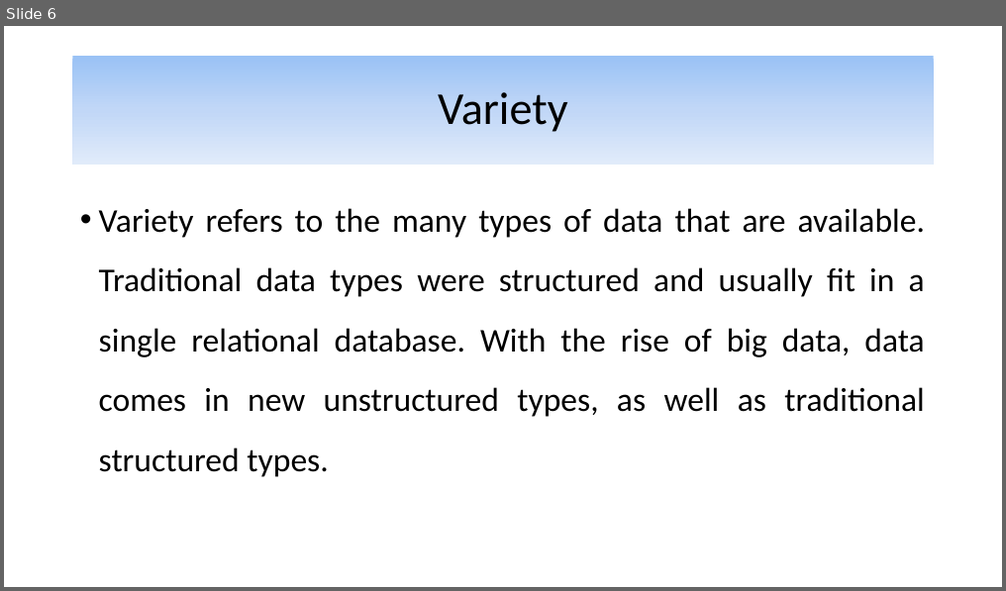
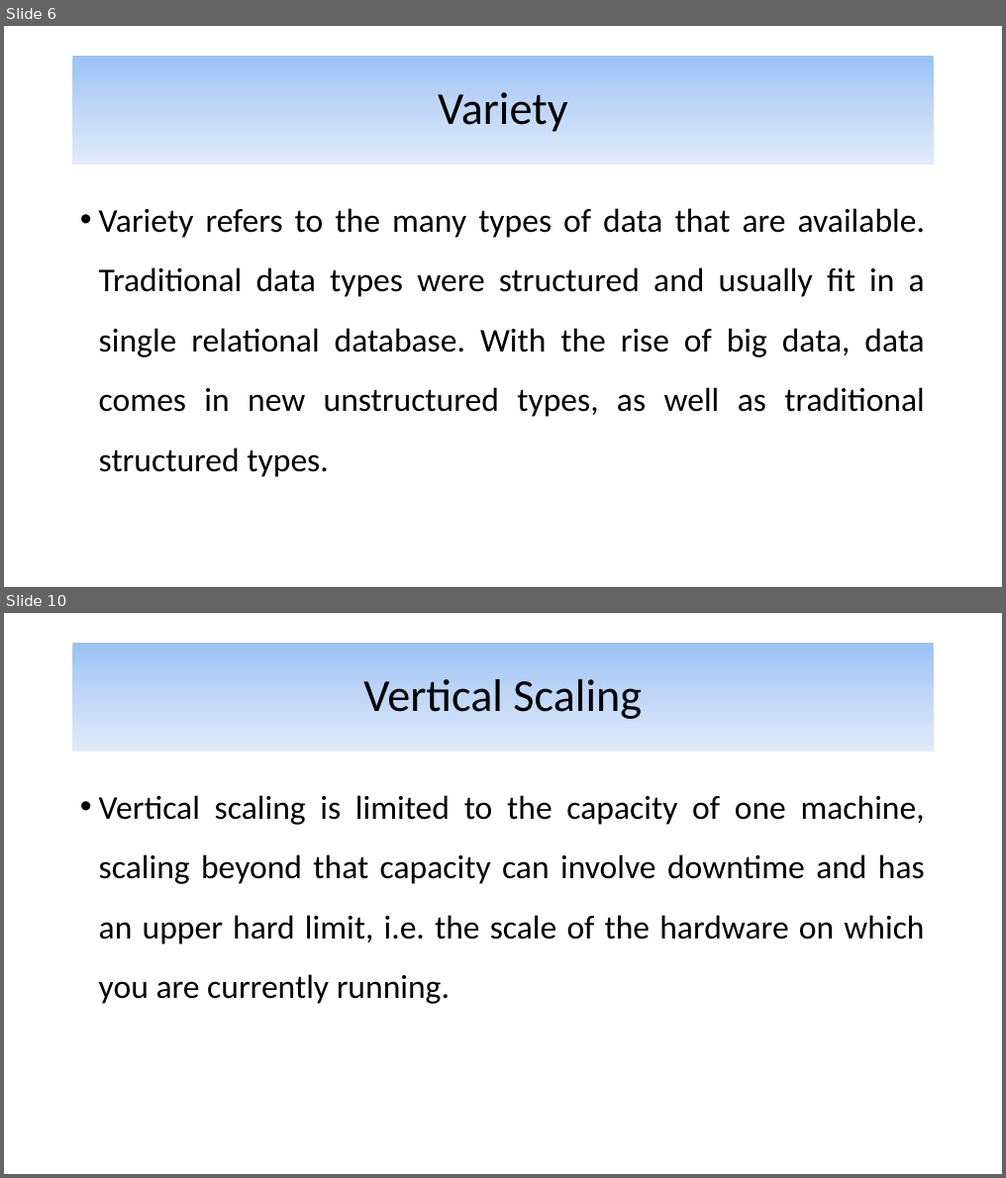
Before and after one commit to alijfri99/presentations, a slide deck: Advanced DBMS Presentation.pptx. Shown one above the other, each under a label of ours: slide 6 before the commit, slides 6 and 10 after it; the slides between them are not shown. The pictures are 1006x591 and 1006x1178 pixels, drawn with LibreOffice and Linux fonts; fonts in the diff are those of the drawing. Boxes give left, top, right and bottom in pixels: in the first picture for what was removed or moved away, otherwise in the second. Text is boxed around its words. In the diff, an @@ line names an element or a change of style, - is before the commit and + after.

Commit message:
Finished types of scaling

```diff
--- a/Advanced DBMS Presentation.pptx
+++ b/Advanced DBMS Presentation.pptx
@@ slide 10 added at <box>4,613,1002,1174</box>, background #FFFFFF @@
@@ title added at <box>73,643,934,752</box>, fill gradient #9AC3F5 to #C2D8F8 to #E1EBFB, 44 pt, text #000000 @@
+Vertical Scaling
@@ text added at <box>99,795,925,1004</box>, 32 pt, text #000000 @@
+• Vertical scaling is limited to the capacity of one machine, scaling beyond that capacity can involve downtime and has an upper hard limit, i.e. the scale of the hardware on which you are currently running.
```
Also in this commit, not shown: 7 other slides added.
